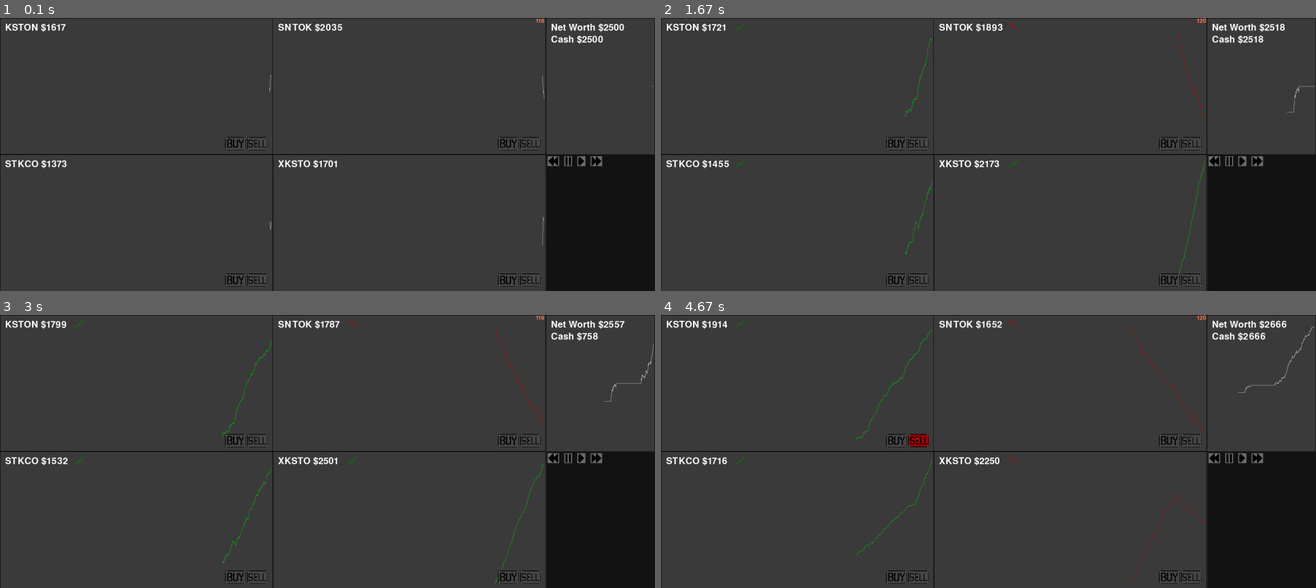
Above: before the commit, frames 1-4 (two rows, left to right).
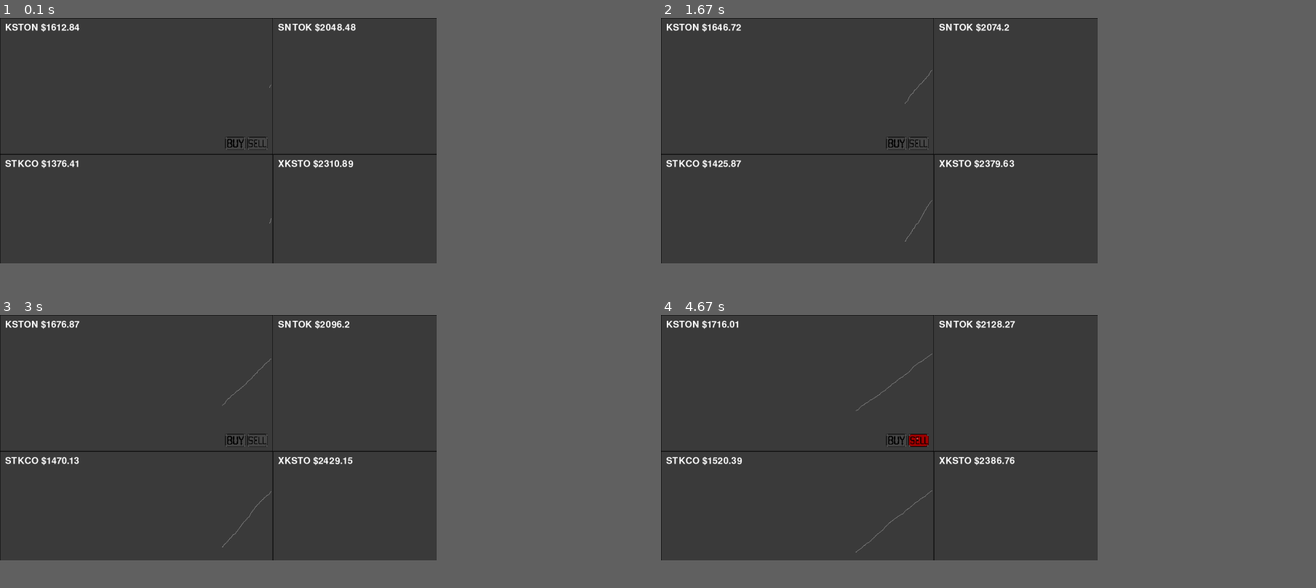
Above: after the commit, the same moments.

Repository: brandk07/Trading-Aces
Game: pygame game, started from Main.py
Same seed, same stepped clock (60 frames per second), same inputs: the game is played once before the commit and once after it.
Inputs (mouse positions are in pixels of both pictures, inside the frame that each line leads up to):
- Up to frame 1 (0.1 s): no input
- Up to frame 2 (1.67 s): click (896, 143) at 0.38 s; click (916, 143) at 0.72 s; click (916, 143) at 1.05 s; click (968, 121) at 1.38 s
- Up to frame 3 (3 s): click (235, 440) at 2.22 s; press the mouse at (235, 440) at 2.53 s; move the mouse to (248, 394) at 2.63 s; release the mouse at (262, 347) at 2.77 s
- Up to frame 4 (4.67 s): click (896, 440) at 3.38 s; press the mouse at (896, 440) at 3.7 s; move the mouse to (837, 476) at 3.8 s; release the mouse at (785, 514) at 3.93 s; click (916, 440) at 4.55 s
In our replay, the window is 900x375 before the commit and 600x337 after it. These sizes can differ from the game's own. Grey fills any space a smaller window leaves; there, only what the larger window draws over its background counts as a difference.

The runs differ from the first frame. In frame 1, 9.6% of the frame differs, in the area x 0-100%, y 0-100%; in frame 2, 9.9%; in frame 3, 10%; in frame 4, 10%.

Commit message:
Just some extra changes to the code, nothing major

Diff:
--- a/Classes/Playerportfolio.py
+++ b/Classes/Playerportfolio.py
@@ -2,25 +2,30 @@
 from random import randint
 import time
 from Classes.Stockprice import Stock
+from Defs import *
+from pygame import gfxdraw
 
 
 class Player(Stock):
-    def __init__(self,startingpos,endingpos) -> None:
+    def __init__(self,startingpos,endingpos,window_offset) -> None:
         name = 'Net Worth'
-        super().__init__(name,startingpos,endingpos,(2500,2500),0)
+        super().__init__(name,startingpos,endingpos,(2500,2500),0,Player,window_offset)
         self.name = name
-        self.startingpos = startingpos
-        self.endingpos = endingpos
+        self.startingpos = (startingpos[0] - self.winset[0], startingpos[1] - self.winset[1])
+        self.endingpos = (endingpos[0] - self.winset[0], endingpos[1] - self.winset[1])
         self.cash = 2500
         self.stocks = []
         self.stockvalues = []
         self.pricepoints = [[startingpos[0]-5,self.cash]]
+        self.messagedict = {}
+        self.font = fonts(25)
         # self.recent_movementvar = (None,None,(180,180,180))
 
     def buy(self,name:str,price:int):
         if self.cash >= price:
             self.cash -= price
             self.stocks.append([name,price])
+        self.messagedict[f'Purchased {round(price,2)} from {name}'] = (time.time(),(0,200,0))
         print(f'buying {name} for {price}')
         print('cash is',self.cash)
         print('stocks are',self.stocks)
@@ -29,20 +34,51 @@
         self.cash += price
         originalprice = [stock[1] for stock in self.stocks if stock[0] == name][0]
         self.stocks.remove([name,originalprice])
+        if price < originalprice:
+            self.messagedict[f'Lost {round(price-originalprice,2)} from {name}'] = (time.time(),(200,0,0))
+        else:
+            self.messagedict[f'Profited {round(price-originalprice,2)} from {name}'] = (time.time(),(0,200,0))
+
+
         print(f'selling {name} for {price}')
         print('profited ',price-originalprice)
         print('cash is',self.cash)
         print('stocks are',self.stocks)
         print('/'*20)
 
+    def message(self,screen:pygame.Surface):
+        """displays everything in the self.messagedict, key is the text, value is (time,color))]"""
+        keys_to_delete = []
+        for i,(text,(starttime,color)) in enumerate(self.messagedict.items()):
+            if i < 8 and time.time() < starttime+15:
+                text = self.font.render(text,True,(255,255,255))
+                #draw a box around the text using gfxdraw filled polygon
+                gfxdraw.filled_polygon(screen,[(self.endingpos[0],self.endingpos[1]+35+(i*40)),(self.startingpos[0],self.endingpos[1]+35+(i*40)),(self.startingpos[0]+10,self.endingpos[1]+65+(i*40)),(self.endingpos[0]+10,self.endingpos[1]+65+(i*40))],color)
+                screen.blit(text,(self.endingpos[0]+10,self.endingpos[1]+40+(i*40)))
+            else:
+                if list(self.messagedict.keys())[0] not in keys_to_delete:
+                    keys_to_delete.append(list(self.messagedict.keys())[0])
+
+        for key in keys_to_delete:
+            del self.messagedict[key]
+
     def graph(self,stocklist:list):
         self.stockvalues.clear()
         if self.stocks:#if there are stocks
+            bankruptamounts = []#list containing the amount of money lost from each bankrupt stocks - all in 1 message so it doesn't spam the message box
             for stock in self.stocks:
+                if isinstance([stockobj.pricereset_time for stockobj in stocklist if stockobj.name == stock[0]][0],float):#checking to see if the stockobj has a pricereset_time (if it's bankrupt)
+                    if not bankruptamounts:#if there are no amounts in bankruptamounts yet
+                        bankruptamounts.append(f'{stock[0]} went bankrupt')#only 1 of these messages
+                    bankruptamounts += [stock[1]]#add the amount of money lost from the bankrupt stock to the list
+
+                    self.stocks.remove(stock)
                 self.stockvalues.append([stockobj for stockobj in stocklist if stockobj.name == stock[0]][0].pricepoints[-1][1])
-            # print('cash is',self.cash)
-
-            # print(sum(self.stockvalues)+self.cash)
+            if bankruptamounts:
+                self.messagedict[bankruptamounts[0]] = (time.time(),(200,0,0))#add the bankrupt message to the message dict
+                bankruptamounts.remove(bankruptamounts[0])#remove the bankrupt message from bankruptamounts
+                self.messagedict[f'Lost {round(sum(bankruptamounts),2)} from bankrupt stocks'] = (time.time(),(200,0,0))#add the total amount of money lost from bankrupt stocks to the message dict
+            #Make for multiple stocks not just one---------------------------------------------------------------------  probably need a dict instead of banruptamounts list
 
             self.pricepoints.append([self.startingpos[0]-5,sum(self.stockvalues)+self.cash])
         else:
--- a/Classes/Stockprice.py
+++ b/Classes/Stockprice.py
@@ -7,58 +7,64 @@
 
 
 class Stock():
-    def __init__(self,name,startingpos,endingpos,startingvalue_range,volatility) -> None:
+    def __init__(self,name,startingpos,endingpos,startingvalue_range,volatility,Playerclass,windowoffset) -> None:
         """Xpos is the starting x position of the graph, startingvalue is the starting value of the stock"""
-        self.startingpos = startingpos
+        self.winset = windowoffset
+        self.Playerclass = Playerclass
+        self.startingpos = (startingpos[0] - self.winset[0], startingpos[1] - self.winset[1])
         self.starting_value_range = startingvalue_range
+        self.pricepoints = [[startingpos[0]-5,randint(*startingvalue_range)]]
         print(startingvalue_range,name)
-        self.pricepoints = [[startingpos[0]-5,randint(*startingvalue_range)]]
-        self.endingpos = endingpos
+        self.endingpos = (endingpos[0] - self.winset[0], endingpos[1] - self.winset[1])
         self.volatility = volatility#determines how much the price can change
-        self.temporary_movement = randint(-2*volatility,volatility)#determines overall trend in the movement of the price
+        self.temporary_movement = randint(volatility,volatility)#determines overall trend in the movement of the price
         self.movement_length = randint(60,360)#determines the length of the movement (60 is 1 second)
         self.name = name
-        self.stockimages = [pygame.transform.scale(pygame.image.load(f'assets/stock{txt}.png'),(30,30)) for txt in ['up','down']]
-        self.recent_movementvar = (None,None,(180,180,180))
+        self.recent_movementvar = [None,None,(180,180,180)]
         self.control_images = {txt:pygame.transform.scale(pygame.image.load(f'assets/player controls/{txt}.png'),(60,38)) for txt in ['buy','buyhover','sell','sellhover']}
         self.pricereset_time = None
     def buy_sell(self,player,screen:pygame.Surface,Mousebuttons):
         """buy or sell stock"""
-        mousex,mousey = pygame.mouse.get_pos()
-        if self.startingpos[0]-140 < mousex < self.startingpos[0]-80 and self.endingpos[1]-51 < mousey < self.endingpos[1]-13:#if mouse is over buy button
-            screen.blit(self.control_images['buyhover'],(self.startingpos[0]-140,self.endingpos[1]-51))#draws the buy button with hover image
-            if Mousebuttons == 1 and self.pricepoints[-1][1] <= player.cash:#if mouse is clicked and player has enough money
-                player.buy(self.name,self.pricepoints[-1][1])
-            elif Mousebuttons == 1 and self.pricepoints[-1][1] > player.cash:
-                print('you dont have enough money')
-        else:
-            screen.blit(self.control_images['buy'],(self.startingpos[0]-140,self.endingpos[1]-51))#draws the buy button with normal image
+        if self.pricereset_time == None:#if stock is not bankrupt
+            mousex,mousey = pygame.mouse.get_pos()
+            if self.startingpos[0]-140 < mousex < self.startingpos[0]-80 and self.endingpos[1]-51 < mousey < self.endingpos[1]-13:#if mouse is over buy button
+                screen.blit(self.control_images['buyhover'],(self.startingpos[0]-140,self.endingpos[1]-51))#draws the buy button with hover image
+                if Mousebuttons == 1 and self.pricepoints[-1][1] <= player.cash:#if mouse is clicked and player has enough money
+                    player.buy(self.name,self.pricepoints[-1][1])
+                elif Mousebuttons == 1 and self.pricepoints[-1][1] > player.cash:
+                    print('you dont have enough money')
+            else:
+                screen.blit(self.control_images['buy'],(self.startingpos[0]-140,self.endingpos[1]-51))#draws the buy button with normal image
 
-        if self.startingpos[0]-75 < mousex < self.startingpos[0]-15 and self.endingpos[1]-51 < mousey < self.endingpos[1]-13:#if mouse is over sell button
-            screen.blit(self.control_images['sellhover'],(self.startingpos[0]-75,self.endingpos[1]-51))#draws the sell button with hover image
-            if Mousebuttons == 1 and [stock[0] for stock in player.stocks if stock[0] == self.name]:#if mouse is clicked and player has the stock
-                player.sell(self.name,self.pricepoints[-1][1])
-            elif Mousebuttons == 1 and not [stock[0] for stock in player.stocks if stock[0] == self.name]:
-                print('you dont have this stock')
-        else:
-            screen.blit(self.control_images['sell'],(self.startingpos[0]-75,self.endingpos[1]-51))#draws the sell button with normal image
+            if self.startingpos[0]-75 < mousex < self.startingpos[0]-15 and self.endingpos[1]-51 < mousey < self.endingpos[1]-13:#if mouse is over sell button
+                screen.blit(self.control_images['sellhover'],(self.startingpos[0]-75,self.endingpos[1]-51))#draws the sell button with hover image
+                if Mousebuttons == 1 and [stock[0] for stock in player.stocks if stock[0] == self.name]:#if mouse is clicked and player has the stock
+                    player.sell(self.name,self.pricepoints[-1][1])
+                elif Mousebuttons == 1 and not [stock[0] for stock in player.stocks if stock[0] == self.name]:
+                    print('you dont have this stock')
+            else:
+                screen.blit(self.control_images['sell'],(self.startingpos[0]-75,self.endingpos[1]-51))#draws the sell button with normal image
     def recent_price_movement(self):
-        """returns the recent price movement"""
+        """returns the recent price movement in percent, None is no recent movement"""
         if self.recent_movementvar[1] != None:#if there is a recent movement then check if it is still recent
             if self.recent_movementvar[1] < time.time():#if it is no longer recent then set it to none
-                self.recent_movementvar = (None,None,(180,180,180))
+                self.recent_movementvar = [None,None,(180,180,180)]
 
             else:#if it is still recent then return the movement
-                return self.recent_movementvar[0]
+                # if self.recent_movementvar[0] >= 0:
+                if (percent:=round(((self.pricepoints[-1][1]/self.pricepoints[-50][1])-1)*100,2)) > 0:
+                    self.recent_movementvar[2] = (0,200,0)
+                else:
+                    self.recent_movementvar[2] = (200,0,0)
+                return percent
 
-        if len(self.pricepoints) < 10:#if there are less then 10 points then return none
+        if len(self.pricepoints) < 50:#if there are less then 10 points then return none
             return None
-        if self.pricepoints[-1][1]-self.pricepoints[-10][1] > 20:#price going down, know its counter intuitive but it works
-            self.recent_movementvar = (0,time.time()+3,(0,200,0))
-            return 0
-        elif self.pricepoints[-1][1]-self.pricepoints[-10][1] < -20:
-            self.recent_movementvar = (1,time.time()+3,(200,0,0))
-            return 1
+
+        if abs(percent:=round(((self.pricepoints[-1][1]/self.pricepoints[-50][1])-1)*100,2)) > 5:#if it is going down by a change greater than 150%
+            color = (0,200,0) if percent >= 0 else (200,0,0)
+            self.recent_movementvar = [percent,time.time()+3,color]
+            return percent
         return None
 
     def price_movement(self,lastprice):
@@ -69,38 +75,66 @@
             self.movement_length = randint(60,360)
 
         if self.temporary_movement > 0:#if price greater then set it as the high for the movement
-            return lastprice + randint(-2,self.temporary_movement)
+            return lastprice * 1+(randint(-2,self.temporary_movement)/100)#percent based changes (otherwise it can do some really crazy changes)
         elif self.temporary_movement < 0:# if price less then set it as the low for the movement
-            return lastprice + randint(self.temporary_movement,2)
+            return lastprice * 1+(randint(self.temporary_movement,2)/100)
         else:
-            return lastprice + randint(-3,3)
+            return lastprice * 1+(randint(-3,3)/100)
 
     def resize_graph(self):
         medianpoint = statistics.median([point[1] for point in self.pricepoints])
 
         #below we are checking if the max or min is further away from the median point, and then returning the distance from the median point
         if abs(min(self.pricepoints, key=lambda x: x[1])[1]-medianpoint) > abs(max(self.pricepoints, key=lambda x: x[1])[1]-medianpoint):
-            return abs(min(self.pricepoints, key=lambda x: x[1])[1]-medianpoint)+30
-        return abs(max(self.pricepoints, key=lambda x: x[1])[1]-medianpoint)+30
-
-    def update(self,screen,update:bool,Player:object):
+            return (abs(min(self.pricepoints, key=lambda x: x[1])[1]-medianpoint)+30)*1.5
+        return (abs(max(self.pricepoints, key=lambda x: x[1])[1]-medianpoint)+30)*1.5
+    def bankrupcy(self,screen:pygame.Surface):
+        """returns False if stock is not bankrupt"""
         if self.pricepoints[-1][1] < 0 and self.pricereset_time == None:#if stock goes bankrupt, and no time has been set
             self.pricereset_time = time.time()
-            self.pricepoints = [[self.startingpos[0]-5,randint(*self.starting_value_range)]]
             print('stock went bankrupt')
+            return False
+
         elif self.pricereset_time != None and time.time() > self.pricereset_time+5:#if stock goes bankrupt and 5 seconds have passed
             self.pricepoints[-1][1] = randint(*self.starting_value_range)
             self.temporary_movement = randint(-1*(self.volatility-1),self.volatility)
             self.movement_length = randint(60,360); self.pricereset_time = None
             gfxdraw.filled_polygon(screen,[(self.endingpos[0],self.startingpos[1]),self.endingpos,(self.startingpos[0],self.endingpos[1]),self.startingpos],(255,0,0))#draws the background of the graph red
+            return False
 
         elif self.pricereset_time != None and time.time() < self.pricereset_time+5:#if stock goes bankrupt and less then 5 seconds have passed
             gfxdraw.filled_polygon(screen,[(self.endingpos[0],self.startingpos[1]),self.endingpos,(self.startingpos[0],self.endingpos[1]),self.startingpos],(255,0,0))#draws the background of the graph red
             screen.blit(font40.render(f'BANKRUPT',1,(255,255,255)),(self.endingpos[0]+15,self.startingpos[1]+15))
-        else:
+            return False
+        return True
+    def stock_split(self,player:object):
+        if self.pricepoints[-1][1] >= 2500:
+            player.messagedict[f'{self.name} has split'] = (time.time(),(0,0,200))
+            for point in self.pricepoints:
+                point[1] *= 0.5
+            print(self.pricepoints)
+            stock_quantity = len([stock for stock in player.stocks if stock[0] == self.name])
+            if stock_quantity > 0:
+                player.messagedict[f'You now have {stock_quantity*2} shares of {self.name}'] = (time.time(),(0,0,200))
+                for stock in player.stocks.copy():
+                    player.stocks.remove(stock)
+                    if stock[0] == self.name:
+                        player.stocks.append([stock[0],stock[1]*0.5])
+                        player.stocks.append([stock[0],stock[1]*0.5])
+
+
+    def update(self,screen,update:bool,player:object,stocklist=None):
+        if type(self) == self.Playerclass:#if it is a Player object
+            self.graph(stocklist)#graph the stocks
+            self.message(screen)#display the messages
+
+        if self.bankrupcy(screen):#if stock is not bankrupt
+
             gfxdraw.filled_polygon(screen,[(self.endingpos[0],self.startingpos[1]),self.endingpos,(self.startingpos[0],self.endingpos[1]),self.startingpos],(60,60,60))#draws the background of the graph
             if type(self) == Stock and update:#making sure that it is a Stock object and that update is true
                 self.pricepoints.append([self.startingpos[0]-5,self.price_movement(self.pricepoints[-1][1])])#if update is true then add a new point to the graph
+                self.stock_split(player)#if stock is greater then 2500 then split it to keep price affordable
+
             graphsize = self.resize_graph()
             if graphsize <= 0: graphsize = 1#graphsize is the distance from the median point to the max or min point
 
@@ -126,18 +160,20 @@
 
 
             # pygame.draw.rect(screen,(0,0,0),pygame.Rect(self.endingpos[0],self.startingpos[1],(self.startingpos[0]-self.endingpos[0]),self.endingpos[1]),10)#draws the perimeter around graphed values
-            gfxdraw.rectangle(screen,pygame.Rect(self.endingpos[0],self.startingpos[1],(self.startingpos[0]-self.endingpos[0]),self.endingpos[1]),(0,0,0),)#draws the perimeter around graphed values
-            #price text, had to separte because I need the width of the text to draw the stock image
-
-            pricetext = font40.render(f'{self.name} ${self.pricepoints[-1][1]}',1,(255,255,255))
+            gfxdraw.rectangle(screen,pygame.Rect(self.endingpos[0],self.startingpos[1],(self.startingpos[0]-self.endingpos[0]),(self.endingpos[1]-self.startingpos[1])),(0,0,0))#draws the perimeter around graphed values
+            #price text, had to separate because I need the width of the text to draw the stock image
+            pricetext = font40.render(f'{self.name} ${round(self.pricepoints[-1][1],2)}',1,(255,255,255))
             #draws the price text
             screen.blit(pricetext,(self.endingpos[0]+15,self.startingpos[1]+15))
-            # if type(self) == Stock:#text displaying the temporary movement and the movement length (not needed for final version and only for Stock objects)
-            #     screen.blit(font18.render(f'temp move {self.temporary_movement}, move length {self.movement_length}',1,(255,255,255)),(self.endingpos[0]+15,self.startingpos[1]+50))
-
 
             #if recent_price_movement returns a value then draw the stock image with imagenum as the index
-            if (imagenum:=self.recent_price_movement()) is not None:
-                screen.blit(self.stockimages[imagenum],(self.endingpos[0]+15+round(pricetext.get_width(),-2),self.startingpos[1]+10))
-            if type(self) == Player:#text displaying the cash
-                screen.blit(font40.render(f'Cash ${self.cash}',1,(255,255,255)),(self.endingpos[0]+15,self.startingpos[1]+50))
+            if (percentchange:=self.recent_price_movement()) is not None:
+                # screen.blit(self.stockimages[imagenum],(self.endingpos[0]+15+round(pricetext.get_width(),-2),self.startingpos[1]+10))
+                color = (0,200,0) if percentchange >= 1 else (200,0,0)
+                if type(self) == Stock:
+                    screen.blit(font40.render(f"{'+' if percentchange >= 0 else '-'}{percentchange}%",1,color),(self.endingpos[0]+15,self.startingpos[1]+45))
+                elif type(self) == self.Playerclass:
+                    screen.blit(font40.render(f"{'+' if percentchange >= 0 else '-'}{percentchange}%",1,color),(self.endingpos[0]+15,self.startingpos[1]+80))
+
+            if type(self) == self.Playerclass:#text displaying the cash
+                screen.blit(font40.render(f'Cash ${round(self.cash,2)}',1,(255,255,255)),(self.endingpos[0]+15,self.startingpos[1]+50))
--- a/Classes/UI_controls.py
+++ b/Classes/UI_controls.py
@@ -2,7 +2,7 @@
 from Defs import *
 
 class UI_controls():
-    def __init__(self) -> None:
+    def __init__(self,windowoffset) -> None:
         path = 'Assets/UI controls/'
         self.images = {
             "reverse":pygame.transform.flip(pygame.image.load(path+"fastforward.png").convert_alpha(),True,False),
@@ -10,6 +10,7 @@
             "play":pygame.image.load(path+"play.png").convert_alpha(),
             "fastforward":pygame.image.load(path+"fastforward.png").convert_alpha(),
         }
+        self.winset = windowoffset
         for key,image in self.images.items():
             surface = pygame.Surface((image.get_width(),image.get_height()))
             surface.fill((110,110,110))
@@ -33,7 +34,7 @@
 
     def draw(self,screen,mousebuttons:int):
         for i,image in enumerate(self.images.values()):
-            screen.blit(image,(1605+sum([self.imagelengths[x] for x in range(i)]),405))
+            screen.blit(image,(1605+self.winset[0]+sum([self.imagelengths[x] for x in range(i)]),405+self.winset[1]))
         self.clicksensing(mousebuttons)#740,750
 
     def clicksensing(self,mousebuttons:int):
@@ -41,7 +42,7 @@
         if mousebuttons == 1:
             print(mousex,mousey)
             for i,image in enumerate(self.images.values()):
-                if mousex > 1605+sum([self.imagelengths[x] for x in range(i)]) and mousex < 1605+sum([self.imagelengths[x] for x in range(i)])+image.get_width() and mousey > 405 and mousey < 405+image.get_height():
+                if mousex > 1605+self.winset[0]+sum([self.imagelengths[x] for x in range(i)]) and mousex < 1605+self.winset[0]+sum([self.imagelengths[x] for x in range(i)])+image.get_width() and mousey > (405+self.winset[1]) and mousey < 405+image.get_height()+self.winset[1]:
                     print('clicked',i)
                     if i == 0:#if reverse
                         if self.gameplay_speed == 2:
--- a/Defs.py
+++ b/Defs.py
@@ -1,5 +1,6 @@
 import pygame
 import time
+from pygame import gfxdraw
 pygame.font.init()
 def update_fps(clock):
     fps = str(int(clock.get_fps()))
@@ -31,6 +32,7 @@
 font18 = fonts(18)
 
 
+
 #for time testing
 # start_time = time.time()
 
--- a/Main.py
+++ b/Main.py
@@ -7,19 +7,37 @@
 from Classes.Playerportfolio import Player
 
 pygame.init()
-screen = pygame.display.set_mode((1920, 800))
+
+# Set the aspect ratio of your game
+aspect_ratio = 16 / 9
+
+# Get the size of the user's monitor
+monitor_width, monitor_height = pygame.display.Info().current_w, pygame.display.Info().current_h
+print(monitor_width,monitor_height)
+# Calculate the appropriate size for your window based on the aspect ratio and the monitor size
+window_width, window_height = (int(monitor_height * aspect_ratio), monitor_height) if int(monitor_height * aspect_ratio) <= monitor_width else (monitor_width, int(monitor_width / aspect_ratio))
+
+# Calculate the position of the window to center it on the monitor
+window_x, window_y = int((monitor_width - window_width) / 2), int((monitor_height - window_height) / 2)
+print(window_x,window_y)
+# Create the Pygame window with the appropriate size and position and the NOFRAME flag
+screen = pygame.display.set_mode((window_width, window_height), pygame.NOFRAME)
+screen.fill((0, 0, 0))
 pygame.display.set_caption("Investrix")
+pygame.display.set_mode((0, 0), pygame.FULLSCREEN)
+
 clock = pygame.time.Clock()
 fonts = lambda font_size: pygame.font.SysFont('Cosmic Sans',font_size)
+window_offset = (window_x*-1,window_y)
 
-player = Player((1920,0),(1600,400))
+player = Player((1920,0),(1600,400),window_offset)
 
-stock1 = Stock('SNTOK',(1600,0),(800,400),(500,2500),5)
+stock1 = Stock('SNTOK',(1600,0),(800,400),(500,2500),75,Player,window_offset)
 # stock1 = Stock('SNTOK',(1600,0),(0,800),randint(500,2500),5)
-stock2 = Stock('KSTON',(800,0),(0,400),(500,2500),7)
-stock3 = Stock('STKCO',(800,400),(0,800),(500,2500),10)
-stock4 = Stock('XKSTO',(1600,400),(800,800),(500,2500),14)
-ui_controls = UI_controls()
+stock2 = Stock('KSTON',(800,0),(0,400),(500,2500),110,Player,window_offset)
+stock3 = Stock('STKCO',(800,400),(0,800),(500,2500),140,Player,window_offset)
+stock4 = Stock('XKSTO',(1600,400),(800,800),(2300,2310),180,Player,window_offset)
+ui_controls = UI_controls((window_offset[0]*-1,window_offset[1]))
 Mousebuttons = 0
 Tick = 0
 stocklist = [stock1,stock2,stock3,stock4]
@@ -31,11 +49,11 @@
     else: Tick = 0
 
     for stock in stocklist:#drawing things to screen
-        stock.update(screen,ui_controls.logic(Tick),Player)
+        stock.update(screen,ui_controls.logic(Tick),player)
         stock.buy_sell(player,screen,Mousebuttons)
 
-    player.graph(stocklist)
-    player.update(screen,ui_controls.logic(Tick),Player)
+    # player.graph(stocklist)
+    player.update(screen,ui_controls.logic(Tick),player,stocklist)
 
     ui_controls.draw(screen,Mousebuttons)#draws the ui controls to the screen, and senses for clicks
     screen.blit(update_fps(clock),(1570,0))
@@ -45,7 +63,11 @@
         if event.type == pygame.QUIT:
             pygame.quit()
             quit()
-        if event.type == pygame.MOUSEBUTTONDOWN and Mousebuttons == 0:
+        elif event.type == pygame.KEYDOWN and event.key == pygame.K_ESCAPE:
+            pygame.quit()
+            quit()
+
+        elif event.type == pygame.MOUSEBUTTONDOWN and Mousebuttons == 0:
             # print(event.button)
             Mousebuttons = event.button
             # if Mousebuttons == 1:
